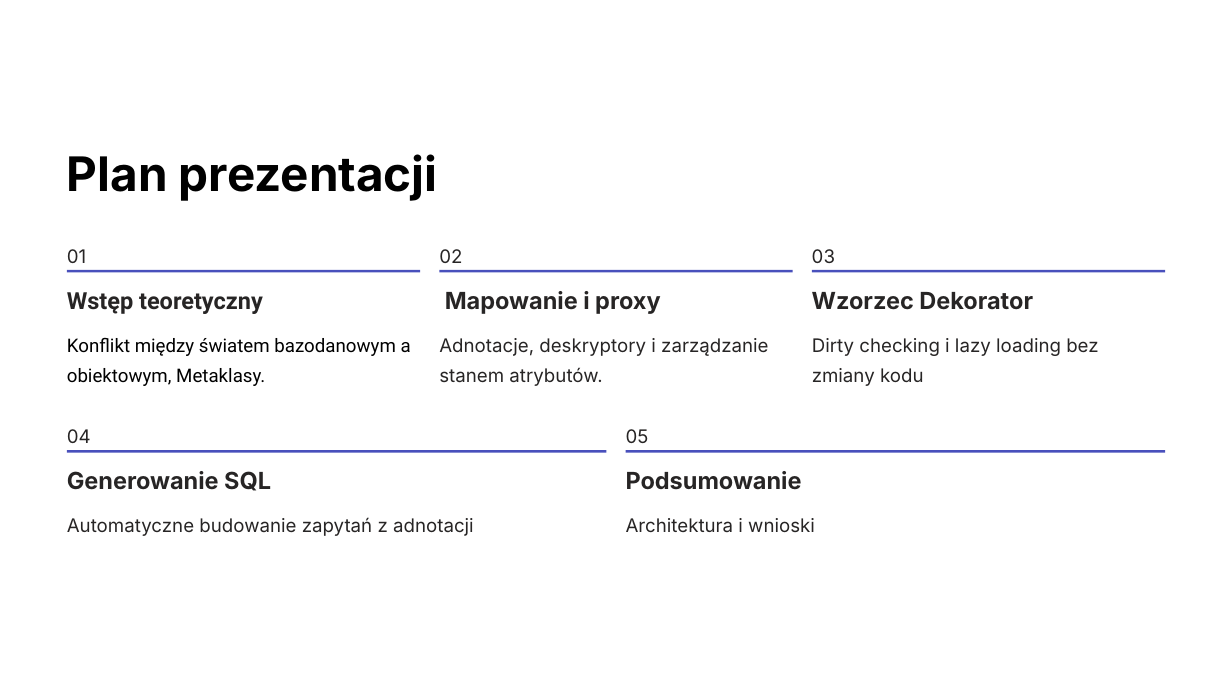
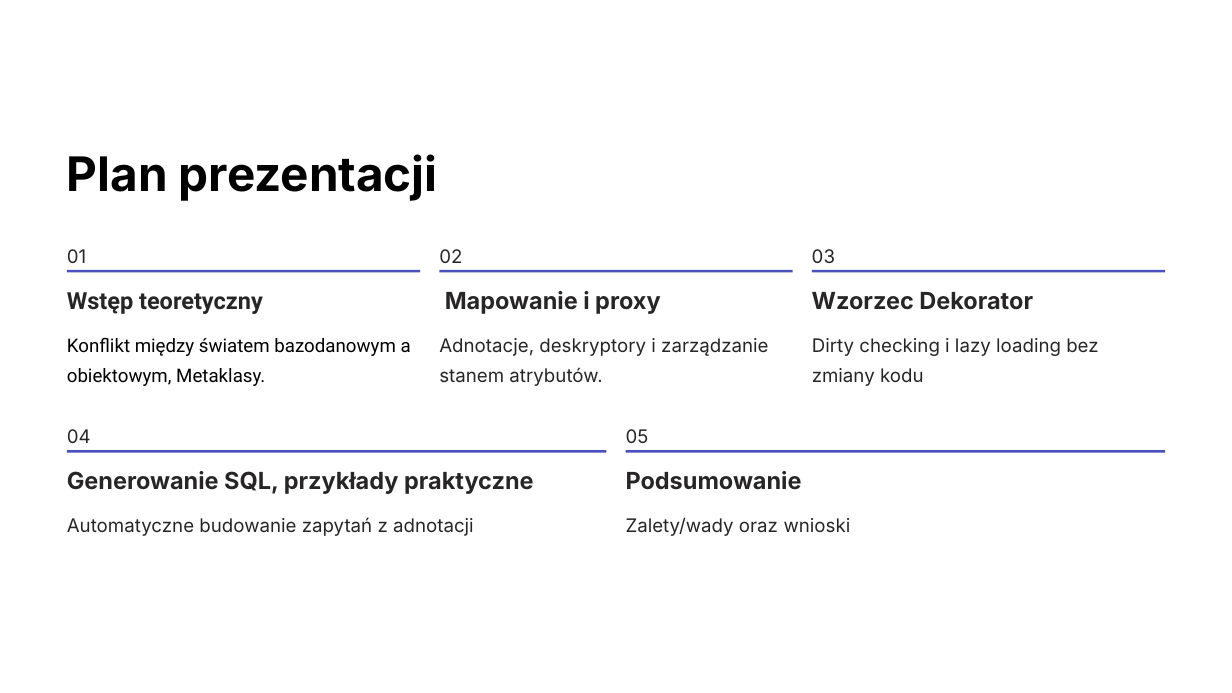
Before and after one commit to KabaKG/JPWP_ORM, a slide deck: slide 2 of ORM.pptx. Drawn at 1232x693 pixels with LibreOffice and Linux fonts; fonts in the diff are those of the drawing. Boxes give left, top, right and bottom in pixels: in the first picture for what was removed or moved away, otherwise in the second. Text is boxed around its words. In the diff, an @@ line names an element or a change of style, - is before the commit and + after.

```diff
--- a/ORM.pptx
+++ b/ORM.pptx
@@ text at <box>67,471,534,494</box>: text changed @@
-Generowanie SQL
+Generowanie SQL, przykłady praktyczne
@@ text at <box>626,517,851,536</box>: text changed @@
-Architektura i wnioski
+Zalety/wady oraz wnioski
```
Also in this commit, not shown: 5 other slides changed, 6 slides added, 2 slides removed, 1 other file.
